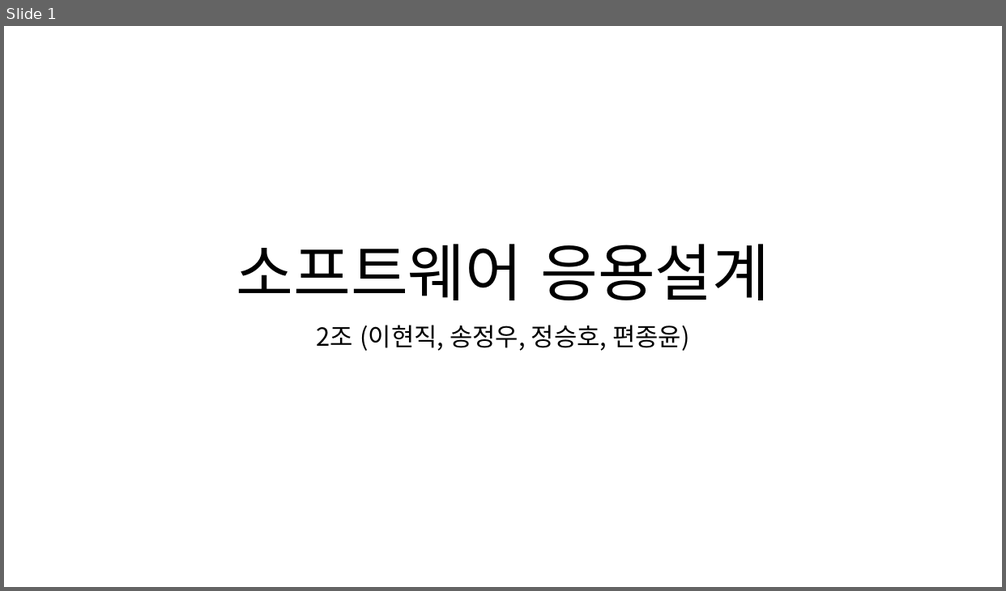
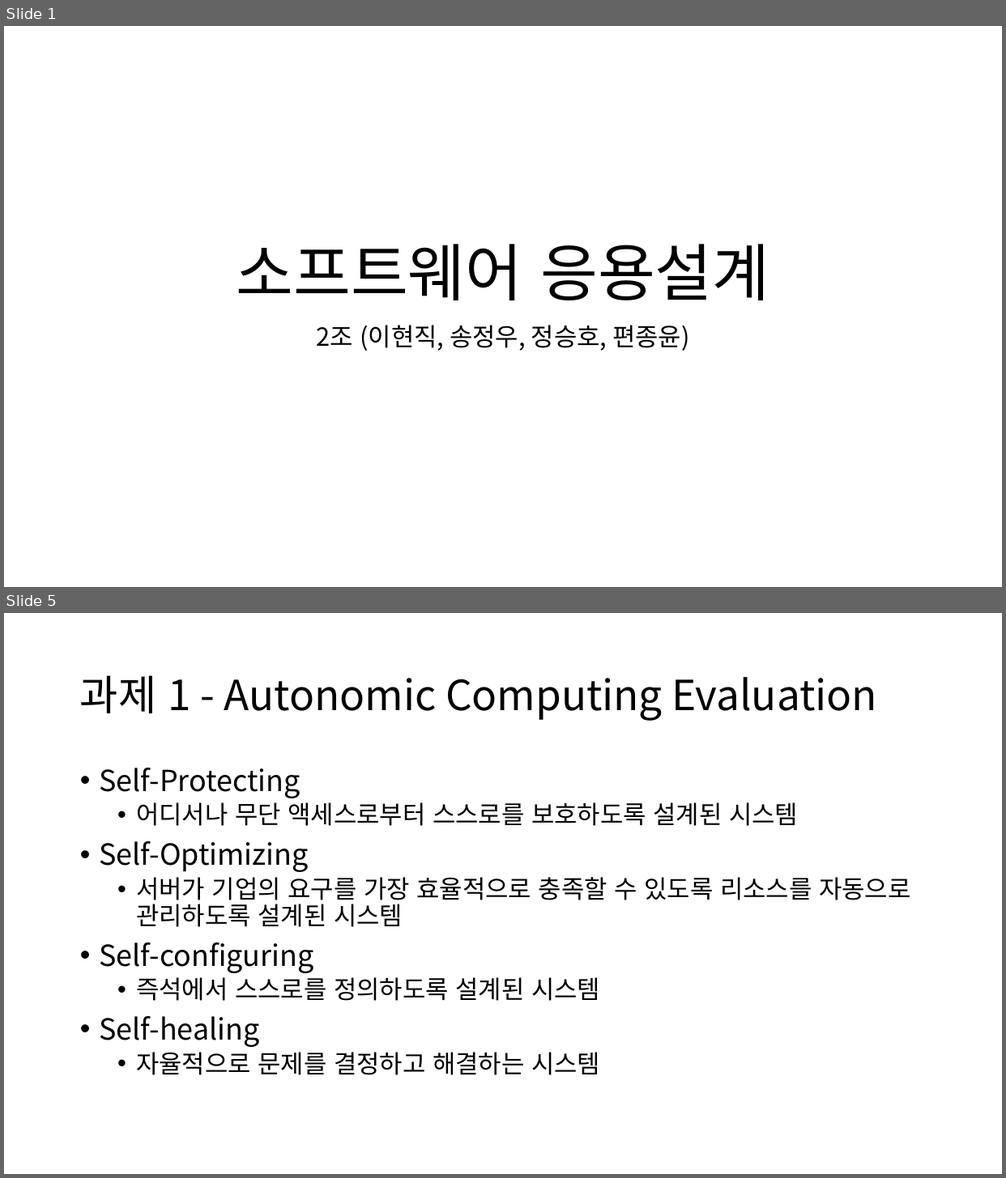
Before and after one commit to TUK-pedestrianSafety/document, a slide deck: ppt/소프트웨어 응용설계 발표자료.pptx. Shown one above the other, each under a label of ours: slide 1 before the commit, slides 1 and 5 after it; the slides between them are not shown. The pictures are 1006x591 and 1006x1178 pixels, drawn with LibreOffice and Linux fonts; fonts in the diff are those of the drawing. Boxes give left, top, right and bottom in pixels: in the first picture for what was removed or moved away, otherwise in the second. Text is boxed around its words. In the diff, an @@ line names an element or a change of style, - is before the commit and + after.

```diff
--- a/ppt/소프트웨어 응용설계 발표자료.pptx
+++ b/ppt/소프트웨어 응용설계 발표자료.pptx
@@ slide 5 added at (4, 613, 1002, 1174), background #FFFFFF @@
@@ title added at (80, 675, 877, 721), 40 pt, text #000000 @@
+과제 1 - Autonomic Computing Evaluation
@@ text added at (99, 768, 910, 1076), 24 pt, text #000000 @@
+• Self-Protecting
+  • 어디서나 무단 액세스로부터 스스로를 보호하도록 설계된 시스템
+• Self-Optimizing
+  • 서버가 기업의 요구를 가장 효율적으로 충족할 수 있도록 리소스를 자동으로 관리하도록 설계된 시스템
+• Self-configuring
+  • 즉석에서 스스로를 정의하도록 설계된 시스템
+• Self-healing
+  • 자율적으로 문제를 결정하고 해결하는 시스템
```
Also in this commit, not shown: 12 slides changed, 31 other slides added, 3 other files.
